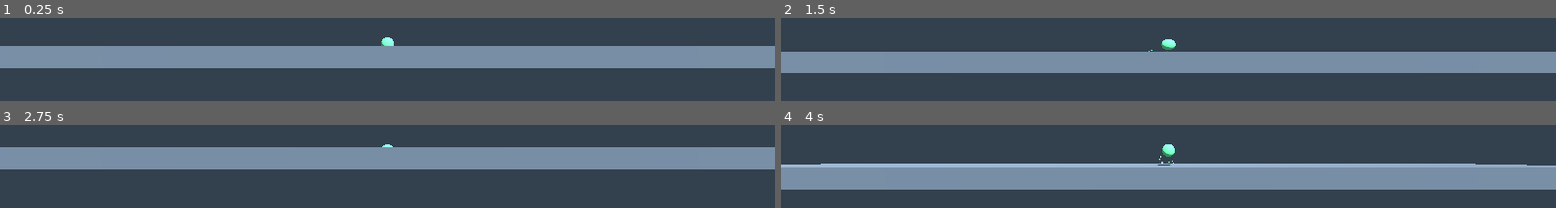
Above: before the commit, frames 1-4 (two rows, left to right).
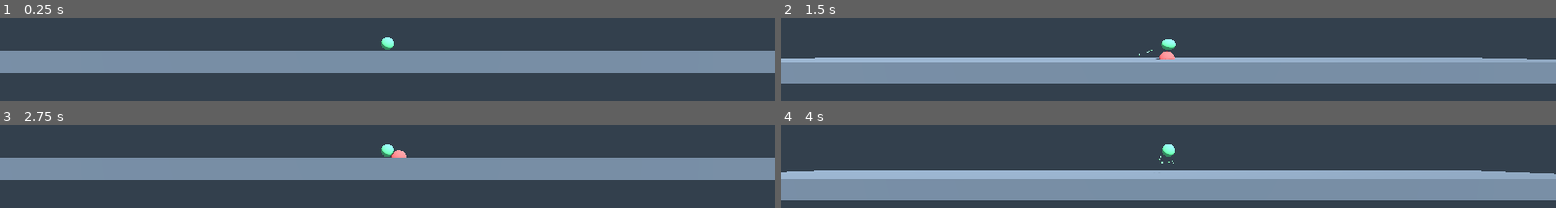
Above: after the commit, the same moments.

Repository: laazer/blobert
Game: Godot game, scene res://scenes/test_movement_3d.tscn
Two runs of this game, one before a commit and one after it. Both use one fixed random seed, a clock stepped at 60 frames per second and the inputs below.
Inputs (mouse positions are in pixels of both pictures, inside the frame that each line leads up to):
- Up to frame 1 (0.25 s): no input
- Up to frame 2 (1.5 s): move the mouse to (1339, 29) at 0.52 s; hold D (move_right) 0.53-1.28 s; tap R (absorb) at 0.6 s; tap Space (jump) at 0.77 s; move the mouse to (1013, 72) at 1.27 s; hold A (move_left) from 1.28 s (still down); tap E (detach) at 1.35 s
- Up to frame 3 (2.75 s): tap Space (jump) at 1.52 s; move the mouse to (outside the picture) at 2.02 s; release A (move_left) at 2.03 s; hold D (move_right) from 2.03 s (still down); tap F (infect) at 2.1 s
- Up to frame 4 (4 s): move the mouse to (outside the picture) at 2.77 s; tap R (absorb) at 2.85 s; tap Space (jump) at 3.02, 3.77 s; move the mouse to (outside the picture) at 3.52 s; release D (move_right) at 3.53 s; hold A (move_left) from 3.53 s (still down); tap E (detach) at 3.6 s

The runs differ from the first frame. In frame 1, 12% of the frame differs, in the area x 0-100%, y 33-67%; in frame 2, 26%; in frame 3, 26%; in frame 4, 31%, in the area x 0-100%, y 46-91%.

Commit message:
Fix 3D floor collision: align mesh top with collision, spawn on surface
- Floor MeshInstance3D offset (0, -0.5, 0) so visual top matches collision top at y=0
- SpawnPosition and Player3D initial y set to 0 so player stands on floor top

Diff:
--- a/scenes/test_movement_3d.tscn
+++ b/scenes/test_movement_3d.tscn
@@ -38,11 +38,12 @@
 shape = SubResource("BoxShape3D_floor")
 
 [node name="MeshInstance3D" type="MeshInstance3D" parent="Floor"]
+transform = Transform3D(1, 0, 0, 0, 1, 0, 0, 0, 1, 0, -0.5, 0)
 material_override = SubResource("StandardMaterial3D_floor")
 mesh = SubResource("BoxMesh_floor")
 
 [node name="SpawnPosition" type="Marker3D" parent="."]
-transform = Transform3D(1, 0, 0, 0, 1, 0, 0, 0, 1, 0, 0.6, 0)
+transform = Transform3D(1, 0, 0, 0, 1, 0, 0, 0, 1, 0, 0, 0)
 
 [node name="RespawnZone" type="Area3D" parent="."]
 script = ExtResource("2_respawn")
@@ -53,6 +54,6 @@
 shape = SubResource("BoxShape3D_respawn")
 
 [node name="Player3D" parent="." instance=ExtResource("1_player")]
-transform = Transform3D(1, 0, 0, 0, 1, 0, 0, 0, 1, 0, 0.6, 0)
+transform = Transform3D(1, 0, 0, 0, 1, 0, 0, 0, 1, 0, 0, 0)
 
 [connection signal="body_entered" from="RespawnZone" to="RespawnZone" method="_on_body_entered"]
